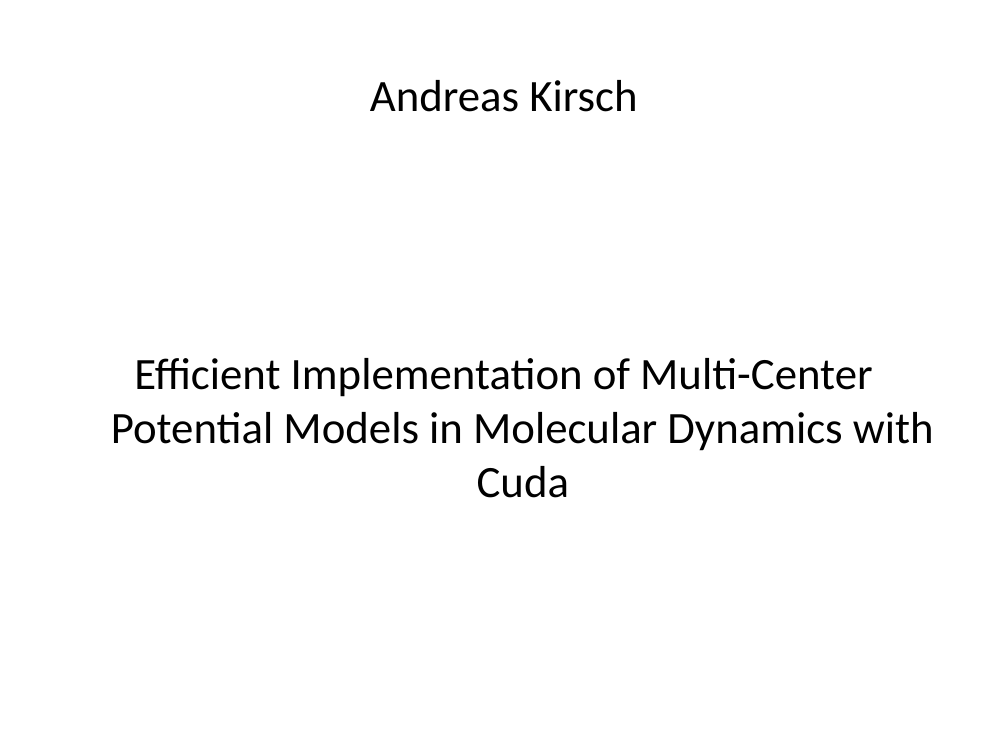
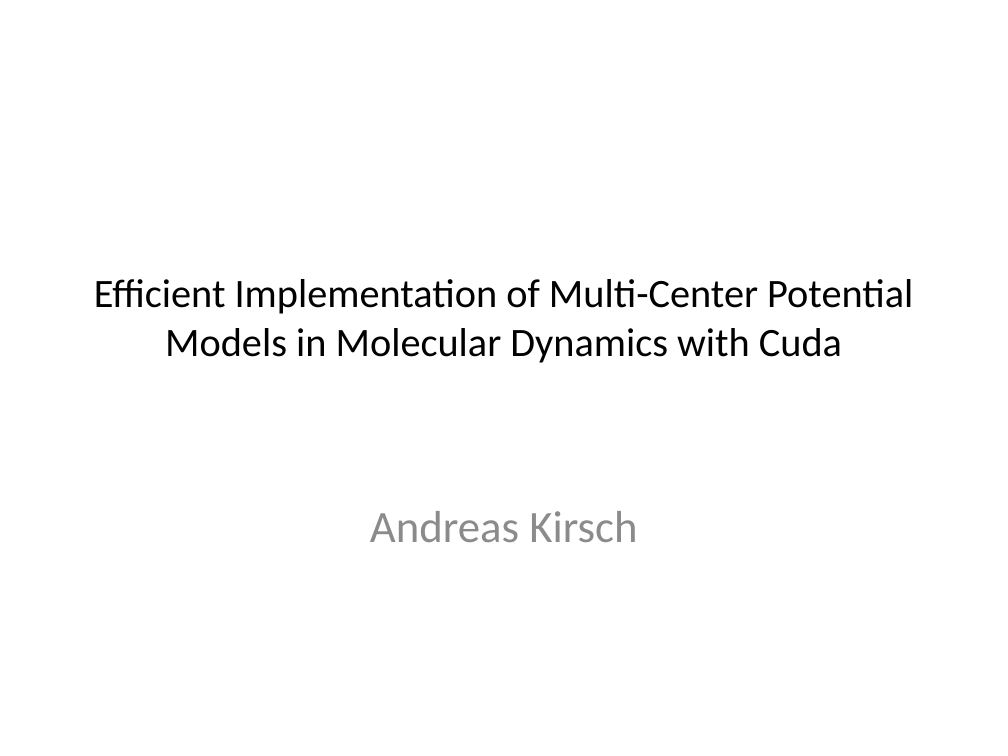
Before and after one commit to fernanor/ls1-mardyn, a slide deck: slide 1 of paper/presentation.pptx. Drawn at 1008x756 pixels with LibreOffice and Linux fonts; fonts in the diff are those of the drawing. Boxes give left, top, right and bottom in pixels: in the first picture for what was removed or moved away, otherwise in the second. Text is boxed around its words. In the diff, an @@ line names an element or a change of style, - is before the commit and + after.

```diff
--- a/paper/presentation.pptx
+++ b/paper/presentation.pptx
@@ title "Efficient Implementation of Multi-Center Potential ...": place and size @@
-title "Efficient Implementation of Multi-Center Potential ..." at (111, 358, 934, 498)
+title "Efficient Implementation of Multi-Center Potential ..." at (94, 279, 913, 363)
@@ title "Efficient Implementation of Multi-Center Potential ..." at (94, 279, 913, 363): size 32 to 28.8 pt; indent changed; less space between paragraphs @@
@@ subtitle "Andreas Kirsch": place and size @@
-subtitle "Andreas Kirsch" at (370, 80, 637, 112)
+subtitle "Andreas Kirsch" at (370, 511, 637, 542)
@@ subtitle "Andreas Kirsch" at (370, 511, 637, 542): text colour #000000 to #8C8C8C; more space between paragraphs @@
```
Also in this commit, not shown: 1 slide added, 2 slides removed, 6 other files.
